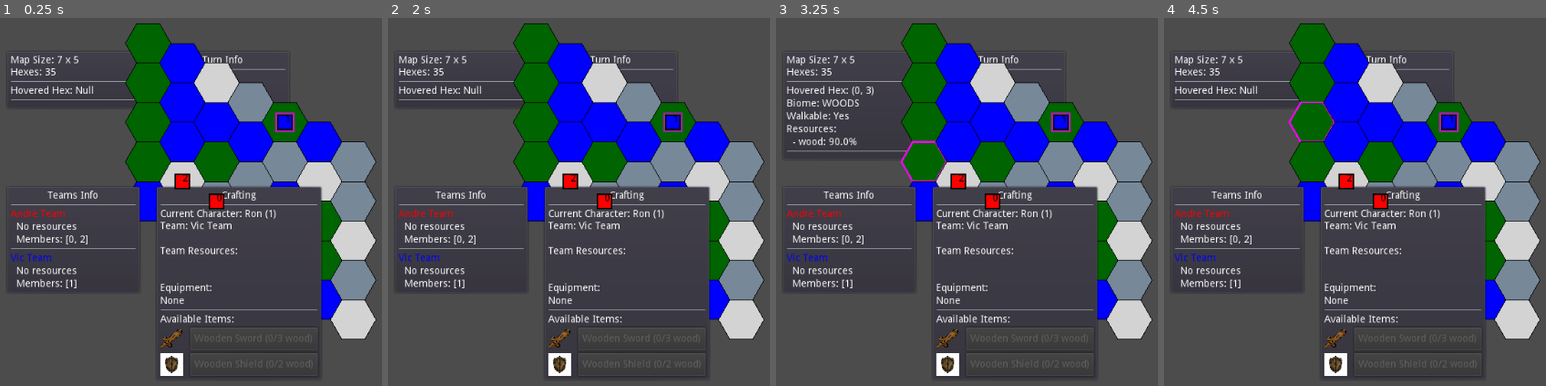
Above: before the commit, frames 1-4 (left to right).
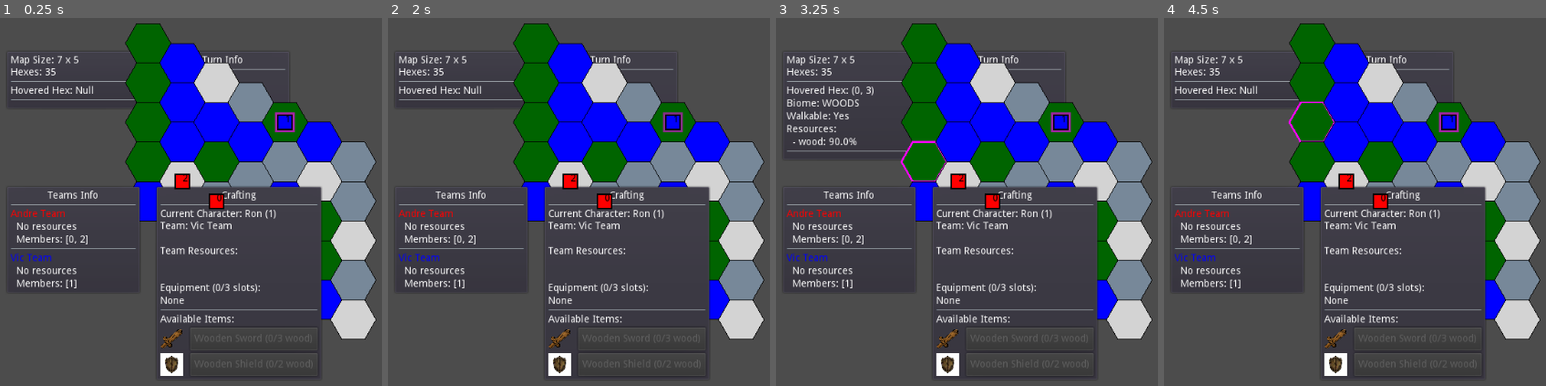
Above: after the commit, the same moments.

Repository: vgMonky/hexa_survival
Game: Godot game, scene res://hex_survival/main.tscn
Same seed, same stepped clock (60 frames per second), same inputs: the game is played once before the commit and once after it.
Inputs (mouse positions are in pixels of both pictures, inside the frame that each line leads up to):
- Up to frame 1 (0.25 s): no input
- Up to frame 2 (2 s): click "End Turn" at 0.5 s; click "End Turn" at 1.25 s
- Up to frame 3 (3.25 s): click "End Turn" at 2 s; tap Enter at 2.75 s; drag from (924, 43) to (924, 161) at 2.77 s
- Up to frame 4 (4.5 s): tap Space at 3.5 s; drag from (1312, 84) to (1312, 202) at 3.52 s; tap Enter at 4.25 s; move the mouse to (1312, 121) at 4.27 s; click (1312, 121) at 4.42 s

The runs differ from the first frame. In frame 1, 0.1% of the frame differs, in the area x 54-69%, y 71-75%; in frame 2, 0.1%; in frame 3, 0.1%; in frame 4, 0.1%.

Commit message:
max equipment limit

Diff:
--- a/hex_survival/game/state/state_manager.gd
+++ b/hex_survival/game/state/state_manager.gd
@@ -177,7 +177,8 @@
 				"position": changes.position,
 				"max_life": character_system.CHARACTER_CONFIG.max_life,
 				"current_life": changes.life,
-				"equipment": changes.equipment
+				"equipment": changes.equipment,
+				"max_equipment": changes.max_equipment  # Add this line
 			}
 
 			# Update team members
--- a/hex_survival/game/systems/cafting_system.gd
+++ b/hex_survival/game/systems/cafting_system.gd
@@ -40,6 +40,11 @@
 	var character = state.entities.characters[character_id]
 	var team_data = state.teams.team_data[character.team]
 
+	# Check if character has room for more equipment
+	if character.equipment.size() >= character.max_equipment:
+		push_error("Character equipment slots full")
+		return {}
+
 	# Check if team has required resources
 	var item_data = CRAFTABLE_ITEMS[item_id]
 	for resource in item_data.costs:
--- a/hex_survival/game/systems/character_system.gd
+++ b/hex_survival/game/systems/character_system.gd
@@ -7,16 +7,19 @@
 	var nickname: String
 	var team: String
 	var position: Vector2
-	var max_life: int = 10
-	var current_life: int = 10
+	var max_life: int
+	var current_life: int
 	var equipment: Array = []
+	var max_equipment: int
 
 	func _init(char_id: String, char_nickname: String, team_name: String, pos: Vector2) -> void:
 		id = char_id
 		nickname = char_nickname
 		team = team_name
 		position = pos
+		max_life = CHARACTER_CONFIG.max_life
 		current_life = max_life
+		max_equipment = CHARACTER_CONFIG.max_equipment
 
 	func to_dict() -> Dictionary:
 		return {
@@ -26,7 +29,8 @@
 			"position": position,
 			"max_life": max_life,
 			"current_life": current_life,
-			"equipment": equipment
+			"equipment": equipment,
+			"max_equipment": max_equipment
 		}
 
 	static func from_dict(data: Dictionary) -> Character:
@@ -38,10 +42,12 @@
 		)
 		character.current_life = data.get("current_life", character.max_life)
 		character.equipment = data.get("equipment", [])
+		character.max_equipment = data.get("max_equipment", 2)
 		return character
 
 const CHARACTER_CONFIG = {
-	"max_life": 10
+	"max_life": 10,
+	"max_equipment": 3
 }
 
 func process_event(current_state: GameState, event: Dictionary) -> Dictionary:
@@ -91,7 +97,8 @@
 		"team": event.team,
 		"position": valid_position,
 		"life": character.current_life,
-		"equipment": character.equipment
+		"equipment": character.equipment,
+		"max_equipment": character.max_equipment  # Add this line
 	}
 
 func _find_single_valid_position(state: GameState) -> Vector2:
--- a/hex_survival/view/ui/crafting_ui.gd
+++ b/hex_survival/view/ui/crafting_ui.gd
@@ -73,7 +73,10 @@
 
 	# Add equipment header
 	var equip_header = Label.new()
-	equip_header.text = "\nEquipment:"
+	equip_header.text = "\nEquipment (%d/%d slots):" % [
+		char_data.equipment.size(),
+		char_data.max_equipment  # Use the value directly from character data
+	]
 	equipment_container.add_child(equip_header)
 
 	# Add equipment items
